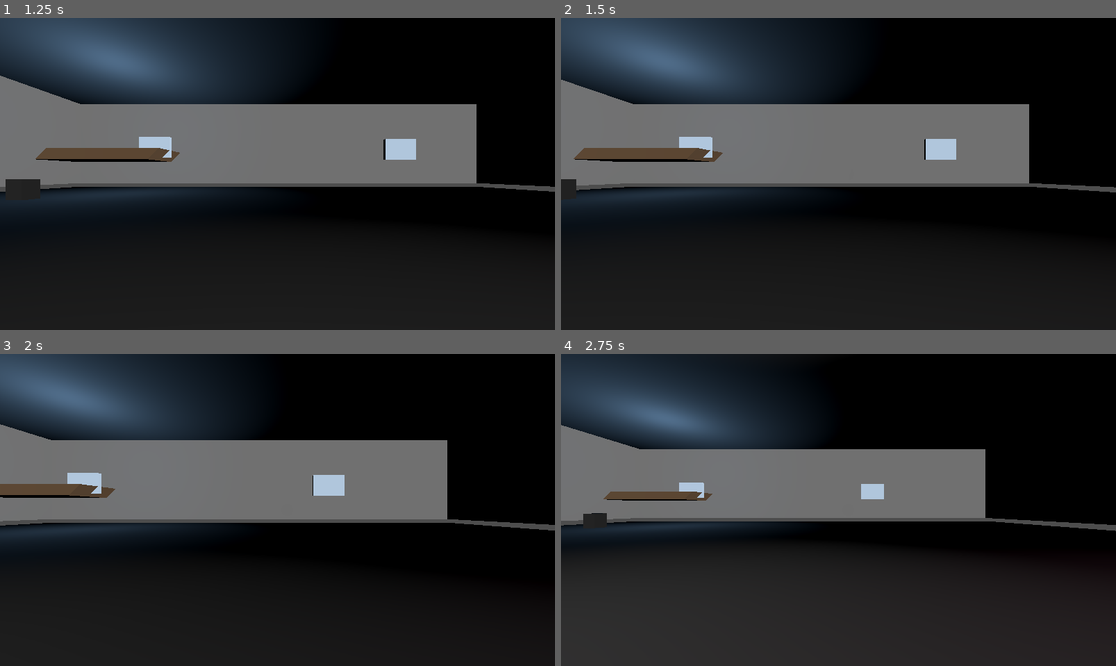
Above: before the commit, frames 1-4 (two rows, left to right).
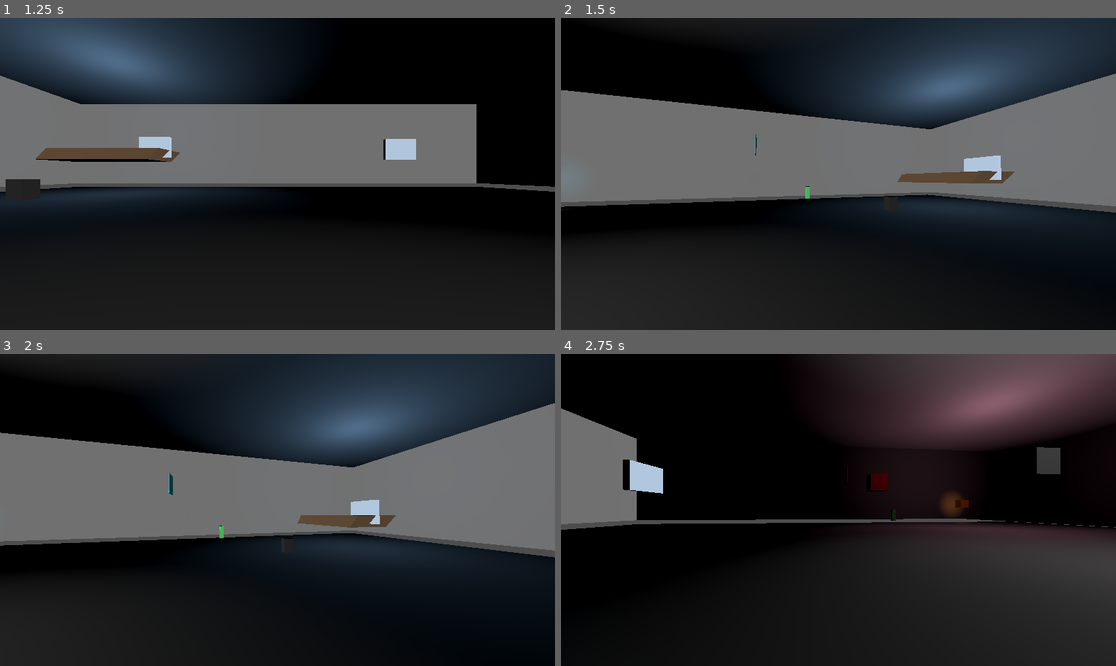
Above: after the commit, the same moments.

Repository: ArKZbeb/jeuApoorva
Game: Godot game, scene res://scenes/menu.tscn
The game is run twice, just before and just after one commit, with the same random seed, the same clock (stepped at 60 frames per second) and the same inputs.
Inputs (mouse positions are in pixels of both pictures, inside the frame that each line leads up to):
- Up to frame 1 (1.25 s): click "Commencer le Jeu (4 manettes)" at 0.5 s
- Up to frame 2 (1.5 s): tap Enter (ui_accept) at 1.25 s; move the mouse to (960, 158) at 1.27 s; hold Right (ui_right) from 1.28 s (still down); hold Space from 1.28 s (still down); click (960, 158) at 1.42 s
- Up to frame 3 (2 s): keep holding Right (ui_right); keep holding Space; tap Enter (ui_accept) at 1.52 s
- Up to frame 4 (2.75 s): move the mouse to (727, 525) at 2.02 s; release Right (ui_right) at 2.03 s; release Space at 2.03 s; hold Down (ui_down) from 2.03 s (still down); tap Space at 2.1 s; click (727, 525) at 2.17 s; tap Enter (ui_accept) at 2.27 s

Frame 1 is identical in both runs. In frame 2, 44% of the frame differs, in the area x 0-100%, y 0-72%; in frame 3, 47%; in frame 4, 63%, in the area x 0-100%, y 0-100%.

Commit message:
Add FPS camera controls and jump mechanic
- Mouse now controls camera freely without requiring right-click
- Added vertical camera look up/down with clamped angle limits
- Added jump mechanic with SPACE key (only when on ground)
- Mouse is now captured by default for immersive FPS experience
- Press ESC to toggle mouse capture/release
- Improved gravity application (only when not grounded)

Diff:
--- a/godot_jeu/scripts/player_controller.gd
+++ b/godot_jeu/scripts/player_controller.gd
@@ -8,10 +8,12 @@
 @export var mouse_sensitivity: float = 2.0
 @export var max_look_angle: float = 90.0
 @export var gravity: float = 9.8
+@export var jump_force: float = 5.0
 
 var player_index: int = 0
 var x_rotation: float = 0.0
 var camera_3d: Camera3D
+var is_jumping: bool = false
 
 func _ready():
 	add_to_group("player")
@@ -21,7 +23,9 @@
 		push_error("[PlayerController] Camera3D not found!")
 		return
 
-	print("[PlayerController] Player ready")
+	# Capture la souris pour un contrôle FPS fluide
+	Input.set_mouse_mode(Input.MOUSE_MODE_CAPTURED)
+	print("[PlayerController] Player ready - mouse captured for FPS controls")
 
 func _physics_process(delta):
 	# Clavier directement
@@ -46,21 +50,41 @@
 
 	velocity.x = move_dir.x * move_speed
 	velocity.z = move_dir.z * move_speed
-	velocity.y -= gravity * delta
+
+	# Gestion du saut
+	if Input.is_key_pressed(KEY_SPACE) and is_on_floor():
+		velocity.y = jump_force
+		is_jumping = true
+
+	# Appliquer la gravité
+	if not is_on_floor():
+		velocity.y -= gravity * delta
+	else:
+		is_jumping = false
 
 	move_and_slide()
 
 func _input(event: InputEvent):
-	# Gestion de la souris pour regarder
-	if event is InputEventMouseMotion and Input.is_mouse_button_pressed(MOUSE_BUTTON_RIGHT):
+	# Gestion de la souris pour regarder (toujours actif en mode FPS)
+	if event is InputEventMouseMotion:
 		var motion = event as InputEventMouseMotion
 		var look_x = motion.relative.x * mouse_sensitivity * 0.01
 		var look_y = motion.relative.y * mouse_sensitivity * 0.01
 
+		# Rotation horizontale (Y axis)
 		rotate_y(-look_x)
+
+		# Rotation verticale (X axis) - limitée pour regarder up/down
 		x_rotation -= look_y
 		x_rotation = clamp(x_rotation, -max_look_angle, max_look_angle)
 		camera_3d.rotation.x = deg_to_rad(x_rotation)
+
+	# Appuyer sur Échap pour relâcher la souris
+	if Input.is_action_just_pressed("ui_cancel"):
+		if Input.get_mouse_mode() == Input.MOUSE_MODE_CAPTURED:
+			Input.set_mouse_mode(Input.MOUSE_MODE_VISIBLE)
+		else:
+			Input.set_mouse_mode(Input.MOUSE_MODE_CAPTURED)
 
 func initialize(index: int):
 	player_index = index
